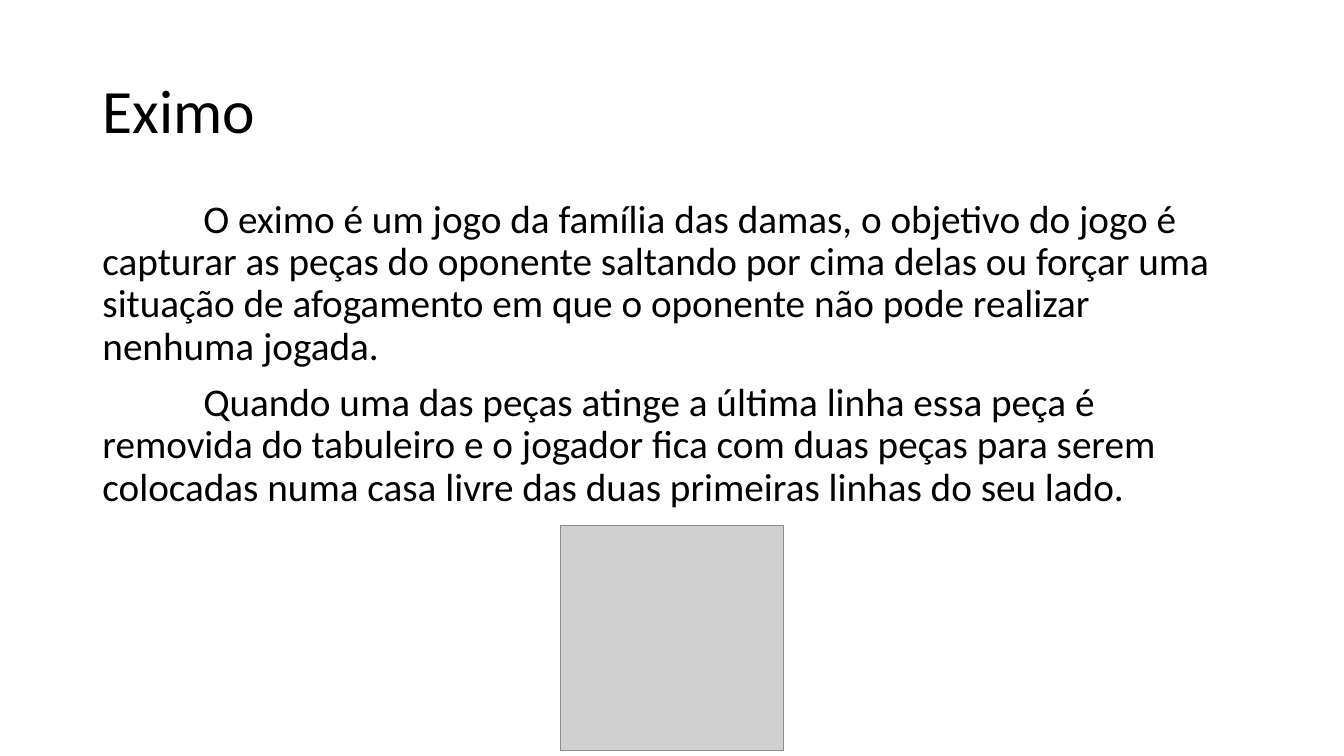
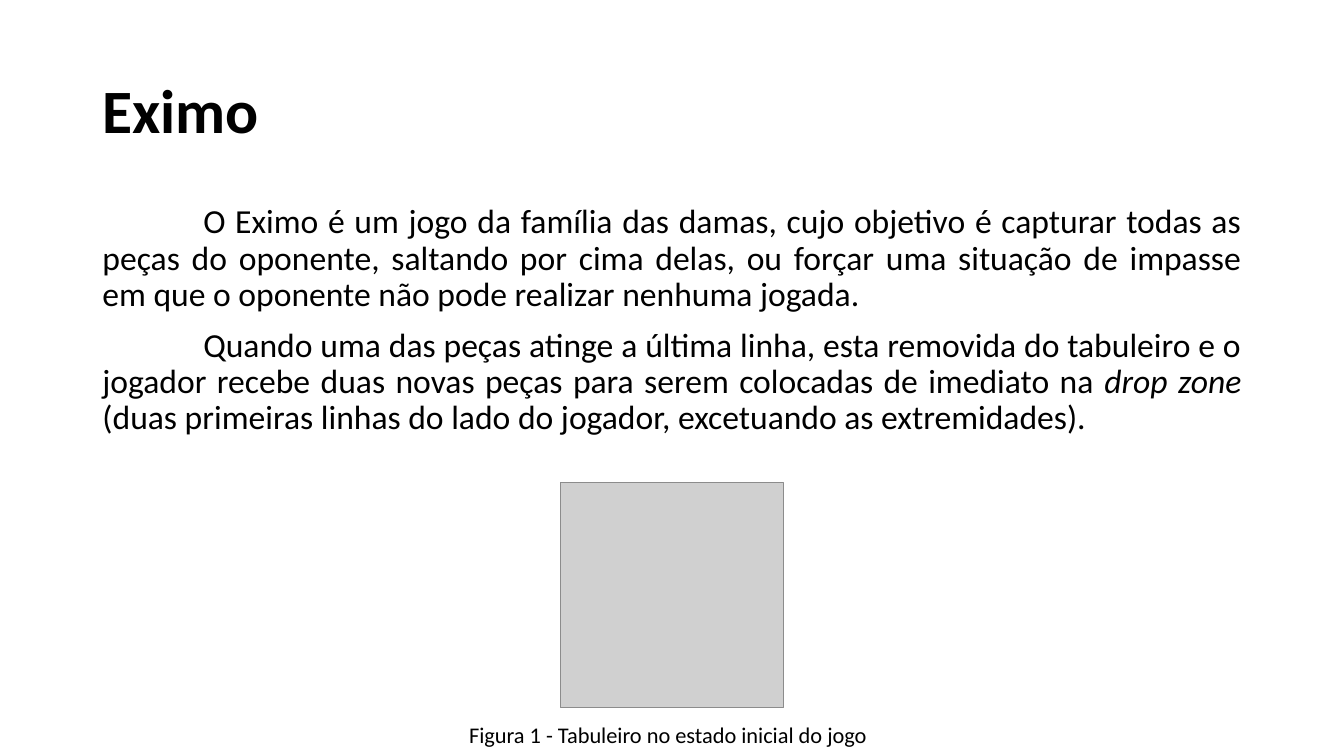
Before and after one commit to SergioDias47/Eximo, a slide deck: slide 2 of docs/IART-Eximo.pptx. Drawn at 1344x756 pixels with LibreOffice and Linux fonts; fonts in the diff are those of the drawing; grey boxes stand for pictures. Boxes give left, top, right and bottom in pixels: in the first picture for what was removed or moved away, otherwise in the second. Text is boxed around its words. In the diff, an @@ line names an element or a change of style, - is before the commit and + after.

```diff
--- a/docs/IART-Eximo.pptx
+++ b/docs/IART-Eximo.pptx
@@ title "Eximo" at [102,89,259,134]: bold on @@
@@ text at [102,209,1241,435]: text changed; size 28 to 24 pt @@
-O eximo é um jogo da família das damas, o objetivo do jogo é capturar as peças do oponente saltando por cima delas ou forçar uma situação de afogamento em que o oponente não pode realizar nenhuma jogada.
-Quando uma das peças atinge a última linha essa peça é removida do tabuleiro e o jogador fica com duas peças para serem colocadas numa casa livre das duas primeiras linhas do seu lado.
+O Eximo é um jogo da família das damas, cujo objetivo é capturar todas as peças do oponente, saltando por cima delas, ou forçar uma situação de impasse em que o oponente não pode realizar nenhuma jogada.
+Quando uma das peças atinge a última linha, esta removida do tabuleiro e o jogador recebe duas novas peças para serem colocadas de imediato na drop zone (duas primeiras linhas do lado do jogador, excetuando as extremidades).
@@ picture: place and size @@
-picture at [561,526,784,751]
+picture at [561,483,784,708]
@@ text added at [469,727,866,747], 16 pt, text #000000 @@
+Figura 1 - Tabuleiro no estado inicial do jogo
```
Also in this commit, not shown: 5 other slides changed.
